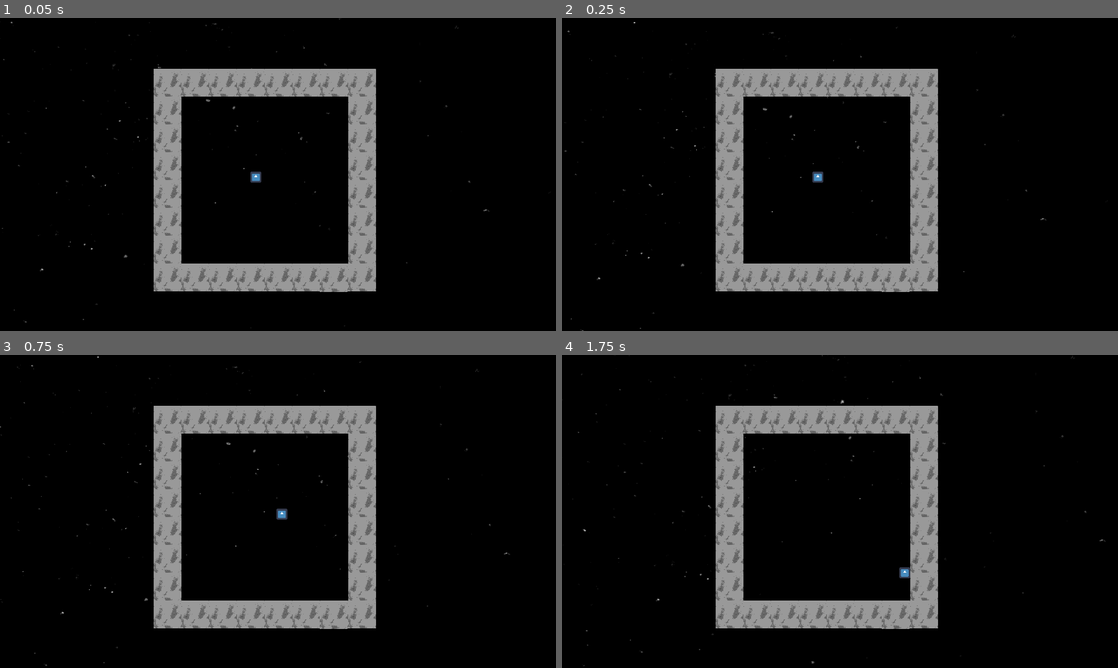
Above: before the commit, frames 1-4 (two rows, left to right).
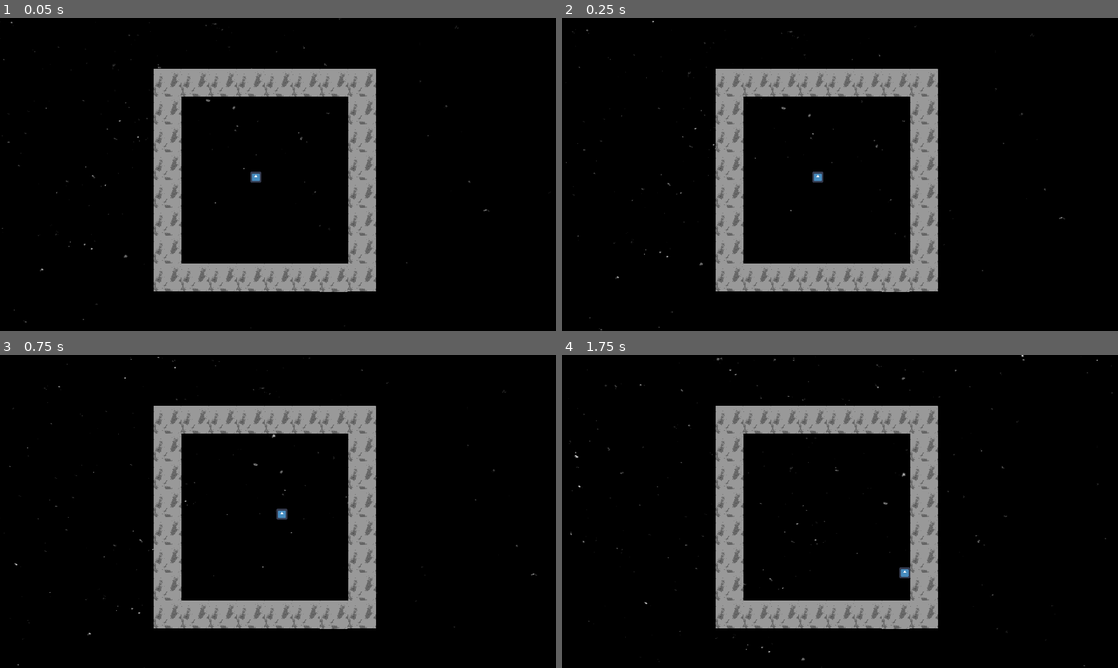
Above: after the commit, the same moments.

Repository: Indivicivet/ludumdare54
Game: Godot game, scene res://ludumdare54.tscn
Two runs of this game, one before a commit and one after it. Both use one fixed random seed, a clock stepped at 60 frames per second and the inputs below. The engine's default icon, where the game draws it, is replaced by a stand-in: a white triangle on a blue panel in a dark square.
Inputs:
- Up to frame 1 (0.05 s): no input
- Up to frame 2 (0.25 s): no input
- Up to frame 3 (0.75 s): hold Right (right) from 0.53 s (still down)
- Up to frame 4 (1.75 s): release Right (right) at 1.28 s; hold Down (down) from 1.28 s (still down)

Frame 1 is identical in both runs. In frame 2, 0.2% of the frame differs, in the area x 0-91%, y 0-100%; in frame 3, 0.2%; in frame 4, 0.3%, in the area x 1-99%, y 0-100%.

Commit message:
fix scroll direction change rate...

Diff:
--- a/spacescroll.gd
+++ b/spacescroll.gd
@@ -35,5 +35,5 @@
 		self.position.y -= HEIGHT;
 	if self.position.y < -HEIGHT:
 		self.position.y += HEIGHT;
-	if rng.randf() < RANDOM_CHANGE_AVERAGE_TIME * delta:
+	if rng.randf() < delta / RANDOM_CHANGE_AVERAGE_TIME:
 		choose_direction()
